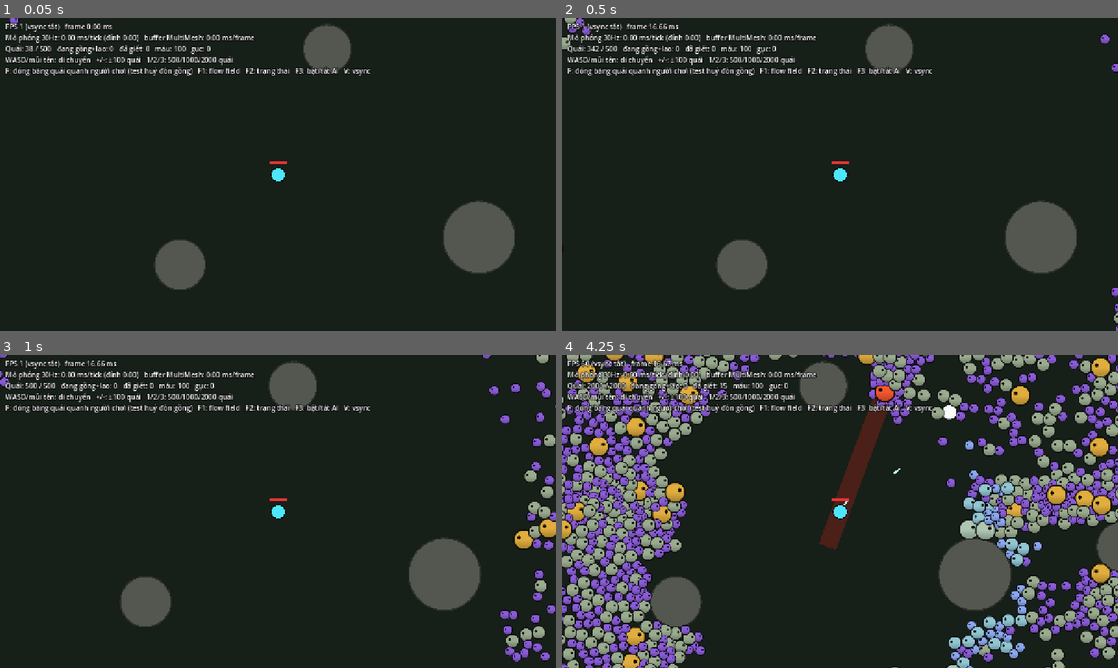
Above: before the commit, frames 1-4 (two rows, left to right).
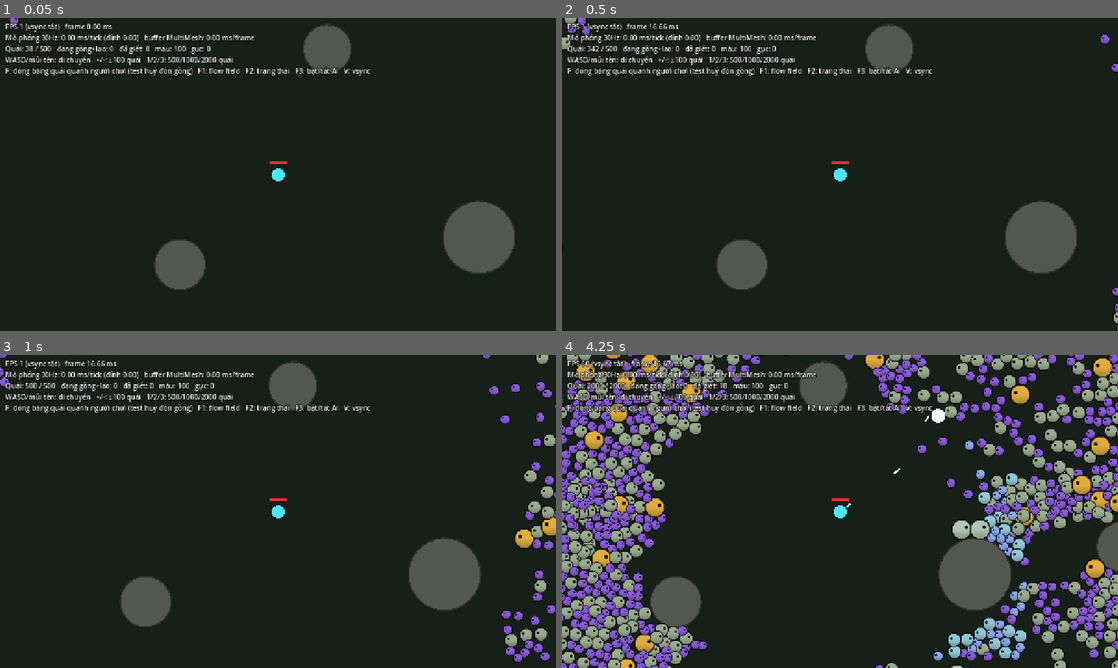
Above: after the commit, the same moments.

Repository: myheaven1001/noname
Game: Godot game, scene res://scenes/main.tscn
The game is run twice, just before and just after one commit, with the same random seed, the same clock (stepped at 60 frames per second) and the same inputs.
Inputs:
- Up to frame 1 (0.05 s): no input
- Up to frame 2 (0.5 s): no input
- Up to frame 3 (1 s): hold D from 0.53 s (still down); tap 1 at 0.6 s
- Up to frame 4 (4.25 s): release D at 1.28 s; hold S 1.28-2.03 s; tap one key every 0.75 s from 1.35 s: 2 3 F V; hold D 2.03-2.78 s; hold W 2.78-3.53 s; hold A from 3.53 s (still down)

Frame 1 is identical in both runs. In frame 2, less than 0.1% of the frame differs, in the area x 1-100%, y 0-100%; in frame 3, 0.6%; in frame 4, 28%, in the area x 0-100%, y 0-100%.

Commit message:
Optimize enemy separation and fix CSV being imported as translations
First real benchmark (Godot 4.4.1 headless) showed the tick at 7.7 ms for
500 enemies and 51 ms for 2000, dominated by separation in dense crowds
(75-160 neighbour candidates per enemy near the player).

- Separate 48px spatial-hash cell from the 64px flow-field cell
- Recompute separation every other tick per enemy (cached in store.sep)
- Cap neighbour candidates at 24, scanning the 3x3 cells from a rotating
  start so truncation does not bias the crowd in one direction
- Inline the chase behaviour in the enemy loop
- Enemies touching the player stop pushing inward

Result: 500 enemies 4.1 ms/tick, 2000 enemies 13.5 ms/tick; all bench
invariants and the stun-cancel test pass. Screenshots under Xvfb confirm
the MultiMesh buffer layout and windup telegraphs render correctly.

Also mark data/enemies.csv with the "keep" importer: Godot imports .csv
as translations by default and would not ship the raw file in exports.
Add tools/screenshot.gd, commit Godot 4.4 .uid files, and document the
measured performance in the README.

Co-Authored-By: Claude Opus 5.5 <noreply@anthropic.com>
Claude-Session: https://claude.ai/code/session_01QULp8dRivxqYXtGgf8iwDQ

Diff:
--- a/scripts/sim/enemy_store.gd
+++ b/scripts/sim/enemy_store.gd
@@ -18,6 +18,7 @@
 var prev_pos := PackedVector2Array()  # vị trí tick trước, để nội suy khi vẽ
 var vel := PackedVector2Array()
 var knock := PackedVector2Array()  # vận tốc đẩy lùi, tắt dần
+var sep := PackedVector2Array()  # lực tách khỏi hàng xóm, tính lại mỗi 2 tick
 var dir := PackedVector2Array()  # hướng đòn đã khoá (vd. hướng lao)
 var facing := PackedFloat32Array()  # 1 hoặc -1, để lật sprite
 var hp := PackedFloat32Array()
@@ -38,6 +39,7 @@
 	prev_pos.resize(cap)
 	vel.resize(cap)
 	knock.resize(cap)
+	sep.resize(cap)
 	dir.resize(cap)
 	facing.resize(cap)
 	hp.resize(cap)
@@ -63,6 +65,7 @@
 	prev_pos[i] = p
 	vel[i] = Vector2.ZERO
 	knock[i] = Vector2.ZERO
+	sep[i] = Vector2.ZERO
 	dir[i] = Vector2.RIGHT
 	facing[i] = 1.0
 	hp[i] = health
@@ -88,6 +91,7 @@
 	prev_pos[i] = prev_pos[last]
 	vel[i] = vel[last]
 	knock[i] = knock[last]
+	sep[i] = sep[last]
 	dir[i] = dir[last]
 	facing[i] = facing[last]
 	hp[i] = hp[last]
--- a/scripts/sim/world.gd
+++ b/scripts/sim/world.gd
@@ -7,7 +7,8 @@
 const TICK_RATE := 30
 const DT := 1.0 / TICK_RATE
 const ARENA := Vector2(4096, 4096)
-const CELL := 64.0
+const CELL := 64.0  # ô của flow field
+const GRID_CELL := 48.0  # ô của spatial hash: ≥ 2 × bán kính quái lớn nhất để 3x3 ô đủ bắt mọi cặp chồng lấn
 const MAX_ENEMIES := 4096
 const MAX_ATTACKERS := 6  # số quái được gồng/lao cùng lúc, để người chơi còn né được
 const SPAWN_PER_TICK := 40
@@ -15,7 +16,8 @@
 const SPAWN_MAX := 950.0
 const DESPAWN_DIST := 1500.0
 const FLOW_EVERY := 9  # tick (~0,3 giây)
-const MAX_NEIGHBORS := 10  # giới hạn hàng xóm xét khi tách nhau, giữ chi phí O(n) khi quái dồn cục
+const MAX_NEIGHBORS := 10  # số hàng xóm chồng lấn tối đa cộng vào lực tách
+const MAX_CANDIDATES := 24  # số hàng xóm tối đa phải xét, giữ chi phí O(n) khi quái dồn đặc
 const SEPARATION := 0.5
 const KNOCKBACK := 160.0
 const KNOCK_DECAY := 0.75
@@ -80,7 +82,7 @@
 	db = p_db
 	rng.seed = seed_value
 	store = EnemyStore.new(MAX_ENEMIES)
-	grid = SpatialHash.new(ARENA, CELL, MAX_ENEMIES)
+	grid = SpatialHash.new(ARENA, GRID_CELL, MAX_ENEMIES)
 	flow = FlowField.new(ARENA, CELL)
 	proj_pos.resize(MAX_PROJ)
 	proj_prev.resize(MAX_PROJ)
@@ -133,8 +135,14 @@
 		s.vel[i] = Vector2.ZERO
 		return
 	var to := players[tgt].pos - p
+	var dist2 := to.length_squared()
+	var touch := PLAYER_RADIUS + db.radius[s.type[i]]
+	if dist2 < touch * touch:
+		# Đã chạm người chơi: đứng lại vây quanh thay vì dồn đống vào tâm.
+		s.vel[i] = s.vel[i].lerp(Vector2.ZERO, 0.5)
+		return
 	var d := flow.dir_at(p)
-	if d == Vector2.ZERO or to.length_squared() < CELL * CELL * 2.25:
+	if d == Vector2.ZERO or dist2 < CELL * CELL * 2.25:
 		d = to.normalized()
 	s.vel[i] = s.vel[i].lerp(d * spd, 0.25)
 
@@ -257,6 +265,11 @@
 	var type := s.type
 	var beh := db.behavior
 	var spd := db.speed
+	var radius := db.radius
+	var pos := s.pos
+	var target := s.target
+	var n_players := players.size()
+	var close2 := CELL * CELL * 2.25
 	attackers = 0
 	for i in n:
 		if state[i] == EnemyStore.S_WINDUP or state[i] == EnemyStore.S_DASH:
@@ -275,11 +288,30 @@
 		if not ai_enabled:
 			vel[i] = Vector2.ZERO
 			continue
-		match beh[type[i]]:
-			EnemyDB.BEHAVIOR_WOLF:
-				WolfBehavior.tick(self, i)
-			_:
-				chase(i, spd[type[i]])
+		if beh[type[i]] == EnemyDB.BEHAVIOR_WOLF:
+			WolfBehavior.tick(self, i)
+			continue
+		# Đuổi theo (giống chase(), viết thẳng vào vòng lặp vì đây là đường nóng nhất).
+		var p := pos[i]
+		var tgt := 0
+		if n_players > 1:
+			tgt = nearest_player(p)
+		elif n_players == 0:
+			tgt = -1
+		target[i] = tgt
+		if tgt < 0:
+			vel[i] = Vector2.ZERO
+			continue
+		var to := players[tgt].pos - p
+		var dist2 := to.length_squared()
+		var touch := PLAYER_RADIUS + radius[type[i]]
+		if dist2 < touch * touch:
+			vel[i] = vel[i].lerp(Vector2.ZERO, 0.5)
+			continue
+		var d := flow.dir_at(p)
+		if d == Vector2.ZERO or dist2 < close2:
+			d = to.normalized()
+		vel[i] = vel[i].lerp(d * spd[type[i]], 0.25)
 
 
 func _cancel_attack(i: int) -> void:
@@ -297,6 +329,7 @@
 	var knock := s.knock
 	var type := s.type
 	var facing := s.facing
+	var sep := s.sep
 	var radius := db.radius
 	var start := grid.cell_start
 	var items := grid.items
@@ -304,46 +337,61 @@
 	var rows := grid.rows
 	var inv := grid.inv_cell
 	var rock_at := flow.rock_at
+	var rock_inv := flow.inv_cell
+	var rock_cols := flow.cols
+	var rock_rows := flow.rows
 	var lo := Vector2(8, 8)
 	var hi := ARENA - lo
+	var parity := tick & 1
 	for i in n:
 		var p := pos[i]
 		var r := radius[type[i]]
-		var cx := clampi(int(p.x * inv), 0, cols - 1)
-		var cy := clampi(int(p.y * inv), 0, rows - 1)
-		# Tách nhau: đẩy khỏi hàng xóm chồng lấn trong 3x3 ô.
-		var push := Vector2.ZERO
-		var seen := 0
-		for gy in range(maxi(cy - 1, 0), mini(cy + 2, rows)):
-			for gx in range(maxi(cx - 1, 0), mini(cx + 2, cols)):
+		# Tách nhau: mỗi con tính lại lực tách mỗi 2 tick (xen kẽ theo chẵn/lẻ), tick kia dùng lại.
+		# Lực tách là hiệu ứng mềm nên trễ 1 tick không nhìn thấy được, còn chi phí giảm một nửa.
+		if (i & 1) == parity:
+			var cx := clampi(int(p.x * inv), 0, cols - 1)
+			var cy := clampi(int(p.y * inv), 0, rows - 1)
+			var push := Vector2.ZERO
+			var seen := 0
+			var budget := MAX_CANDIDATES
+			# Duyệt 9 ô bắt đầu từ một ô xoay vòng theo (i, tick): khi hết ngân sách giữa chừng,
+			# phần bị bỏ qua đổi hướng liên tục nên không làm cả đám trôi lệch về một phía.
+			var first := (i * 7 + tick) % 9
+			for q in 9:
+				var o := first + q
+				if o >= 9:
+					o -= 9
+				var gx := cx + o % 3 - 1
+				@warning_ignore("integer_division")
+				var gy := cy + o / 3 - 1
+				if gx < 0 or gy < 0 or gx >= cols or gy >= rows:
+					continue
 				var c := gy * cols + gx
 				for k in range(start[c], start[c + 1]):
 					var j := items[k]
-					if j == i:
-						continue
+					budget -= 1
 					var d := p - pos[j]
 					var rr := r + radius[type[j]]
 					var d2 := d.length_squared()
-					if d2 >= rr * rr:
-						continue
-					if d2 < 0.0001:
-						push += Vector2.from_angle(float(i)) * (rr * 0.5)
-					else:
-						var dl := sqrt(d2)
-						push += d * ((rr - dl) / dl)
-					seen += 1
-					if seen >= MAX_NEIGHBORS:
+					if d2 < rr * rr and j != i:
+						if d2 < 0.0001:
+							push += Vector2.from_angle(float(i)) * (rr * 0.5)
+						else:
+							var dl := sqrt(d2)
+							push += d * ((rr - dl) / dl)
+						seen += 1
+					if seen >= MAX_NEIGHBORS or budget <= 0:
 						break
-				if seen >= MAX_NEIGHBORS:
+				if seen >= MAX_NEIGHBORS or budget <= 0:
 					break
-			if seen >= MAX_NEIGHBORS:
-				break
+			sep[i] = push
 		var v := vel[i] + knock[i]
 		knock[i] = knock[i] * KNOCK_DECAY
 		if absf(v.x) > 5.0:
 			facing[i] = signf(v.x)
-		var np := p + v * DT + push * SEPARATION
-		var rk := rock_at[cy * cols + cx]
+		var np := p + v * DT + sep[i] * SEPARATION
+		var rk := rock_at[clampi(int(p.y * rock_inv), 0, rock_rows - 1) * rock_cols
+			+ clampi(int(p.x * rock_inv), 0, rock_cols - 1)]
 		if rk > 0:
 			np = _push_out_rock(np, r, rk - 1)
 		pos[i] = np.clamp(lo, hi)
--- /dev/null
+++ b/tools/screenshot.gd
@@ -0,0 +1,25 @@
+extends SceneTree
+## Chạy cảnh test với GPU/màn hình ảo rồi lưu ảnh, để kiểm tra hình mà không cần mở editor.
+##   SHOT=shot.png FRAMES=900 xvfb-run -a godot --path . --rendering-driver opengl3 -s res://tools/screenshot.gd
+## Bật sẵn nhãn trạng thái (F2) để thấy ĐUỔI / GỒNG / LAO / NGHỈ.
+
+var main: Node
+var frames := 0
+var capture_at := int(OS.get_environment("FRAMES")) if OS.has_environment("FRAMES") else 900
+
+
+func _init() -> void:
+	main = load("res://scenes/main.tscn").instantiate()
+	root.add_child(main)
+
+
+func _process(_delta: float) -> bool:
+	frames += 1
+	if frames == 5:
+		main.fx_top.show_states = true
+	if frames == capture_at:
+		var path := OS.get_environment("SHOT") if OS.has_environment("SHOT") else "user://shot.png"
+		root.get_texture().get_image().save_png(path)
+		print("đã lưu %s — quái: %d, FPS: %d" % [path, main.world.store.count, Engine.get_frames_per_second()])
+		quit()
+	return false
Not shown, added: data/enemies.csv.import
Not shown, added: scripts/game/main.gd.uid
Not shown, added: scripts/render/enemy_renderer.gd.uid
Not shown, added: scripts/render/fx_layer.gd.uid
Not shown, added: scripts/sim/behaviors/wolf.gd.uid
Not shown, added: scripts/sim/enemy_db.gd.uid
Not shown, added: scripts/sim/enemy_store.gd.uid
Not shown, added: scripts/sim/flow_field.gd.uid
Not shown, added: scripts/sim/spatial_hash.gd.uid
Not shown, added: scripts/sim/world.gd.uid
Not shown, added: tools/bench.gd.uid
Not shown, added: tools/screenshot.gd.uid
(and 1 more such lines)
